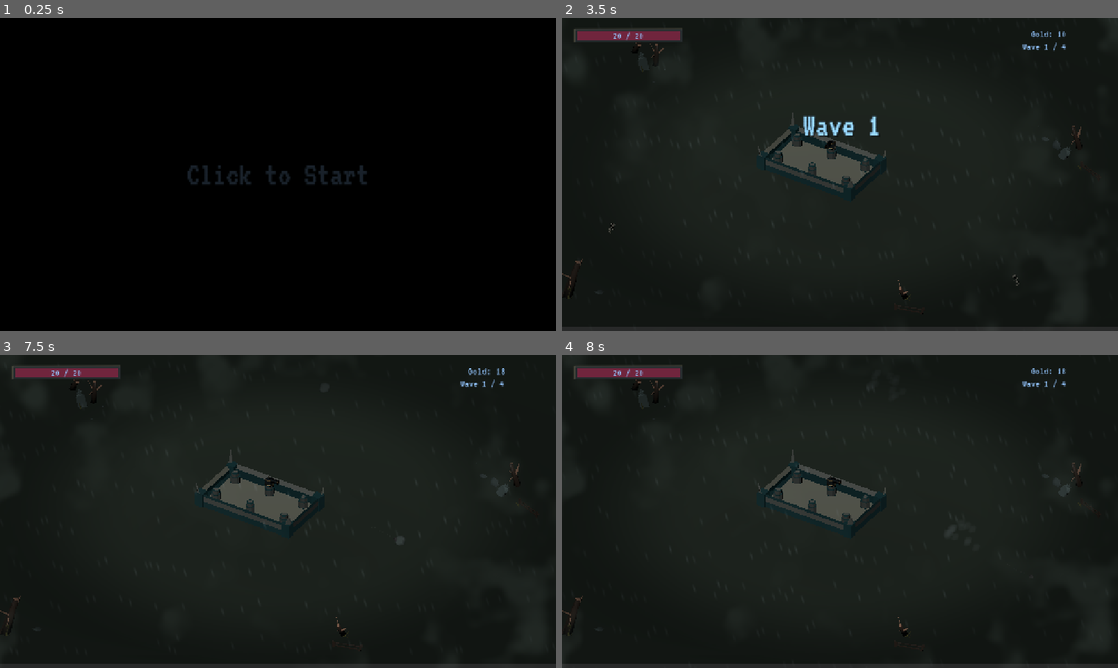
Above: before the commit, frames 1-4 (two rows, left to right).
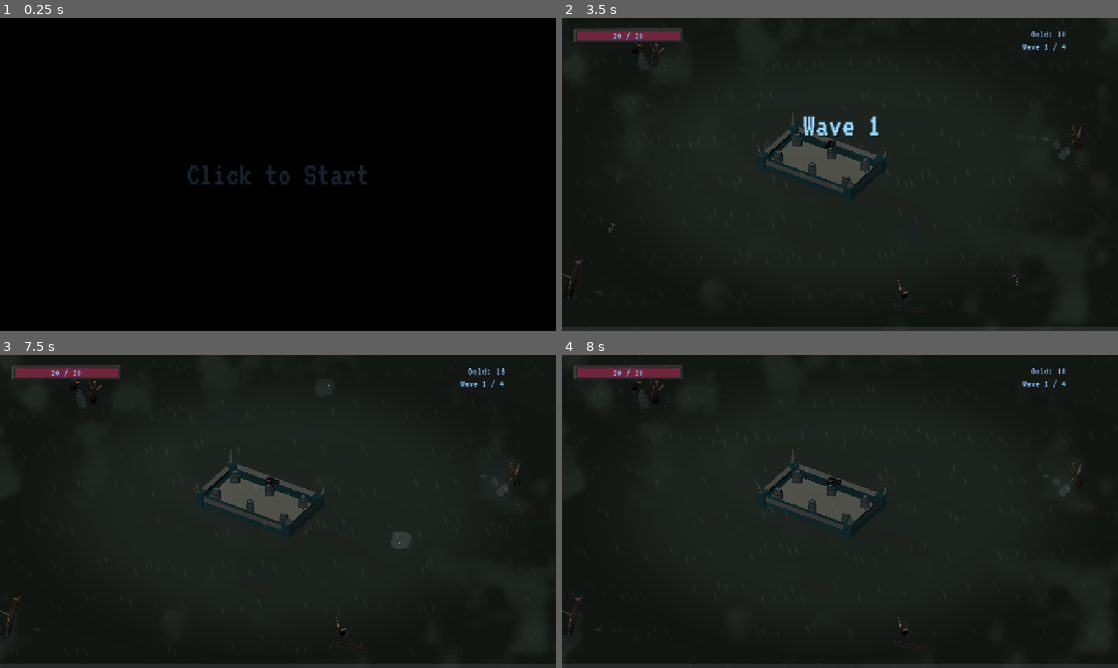
Above: after the commit, the same moments.

Repository: JeremyMarkWilcox/Tower-Defense
Game: Godot game, scene res://core/ui/boot.tscn
The game is run twice, just before and just after one commit, with the same random seed, the same clock (stepped at 60 frames per second) and the same inputs. Sound files missing from this copy of the repository are replaced by a short silence.
Inputs (mouse positions are in pixels of both pictures, inside the frame that each line leads up to):
- Up to frame 1 (0.25 s): no input
- Up to frame 2 (3.5 s): tap Enter at 0.5 s; move the mouse to (962, 158) at 0.52 s; hold Right (ui_right) 0.53-1.28 s; hold Space (thread_cut) 0.53-1.28 s; click (962, 158) at 0.67 s; move the mouse to (728, 190) at 1.27 s; hold Down (ui_down) 1.28-2.03 s; tap E (thread_next) at 1.35 s; move the mouse to (895, 105) at 2.02 s; hold Right (ui_right) 2.03-2.78 s; hold Q (thread_prev) 2.03-2.78 s; tap Space (thread_cut) at 2.75 s; move the mouse to (812, 237) at 2.77 s; hold Up (ui_up) from 2.78 s (still down); tap R at 2.85 s; click (812, 237) at 2.92 s
- Up to frame 3 (7.5 s): tap Enter at 3.5, 5.75 s; move the mouse to (444, 558) at 3.52 s; release Up (ui_up) at 3.53 s; hold Left (ui_left) 3.53-5.03 s; tap K at 3.6, 7.35 s; move the mouse to (111, 464) at 4.27 s; tap Space (thread_cut) at 4.35, 5 s; move the mouse to (305, 511) at 5.02 s; hold Down (ui_down) 5.03-5.78 s; hold E (thread_next) 5.03-5.78 s; click (305, 511) at 5.17 s; move the mouse to (194, 433) at 5.77 s; hold Right (ui_right) 5.78-6.53 s; tap Q (thread_prev) at 5.85 s; move the mouse to (400, 495) at 6.52 s; hold Up (ui_up) 6.53-7.28 s; tap R at 6.6 s; move the mouse to (166, 527) at 7.27 s; hold Right (ui_right) from 7.28 s (still down); click (166, 527) at 7.42 s
- Up to frame 4 (8 s): keep holding Right (ui_right)

Frames 1-2 are identical in both runs. In frame 3, 0.1% of the frame differs, in the area x 59-74%, y 9-62%; in frame 4, less than 0.1%.

Commit message:
Added unique particle effects

Diff:
--- a/assets/3d_art/particle_effects/fire_hit.tscn
+++ b/assets/3d_art/particle_effects/attacks/fire_hit.tscn
@@ -1,6 +1,7 @@
 [gd_scene format=3 uid="uid://cyn45b55j6a6x"]
 
 [ext_resource type="Texture2D" uid="uid://dx8yt14bos60" path="res://assets/2d_art/smoke_puffs.png" id="1_xtkq3"]
+[ext_resource type="Script" uid="uid://dqj0pwa85anqo" path="res://game/data/towers/particles/OneShotEffect.gd" id="1_yf4iv"]
 [ext_resource type="Texture2D" uid="uid://chllnmbdgvx2d" path="res://assets/2d_art/fire.png" id="2_aqd82"]
 
 [sub_resource type="StandardMaterial3D" id="StandardMaterial3D_81sm2"]
@@ -32,6 +33,7 @@
 material = SubResource("StandardMaterial3D_5e03w")
 
 [node name="FireHit" type="Node3D" unique_id=1387893528]
+script = ExtResource("1_yf4iv")
 
 [node name="Smoke" type="CPUParticles3D" parent="." unique_id=67319450]
 emitting = false
--- a/assets/3d_art/particle_effects/ice_hit.tscn
+++ b/assets/3d_art/particle_effects/attacks/ice_hit.tscn
@@ -1,5 +1,6 @@
 [gd_scene format=3 uid="uid://cq6n43g7ad7iv"]
 
+[ext_resource type="Script" uid="uid://dqj0pwa85anqo" path="res://game/data/towers/particles/OneShotEffect.gd" id="1_5nmck"]
 [ext_resource type="Texture2D" uid="uid://dx8yt14bos60" path="res://assets/2d_art/smoke_puffs.png" id="1_lmrdi"]
 [ext_resource type="Texture2D" uid="uid://rckp6dgpnhy8" path="res://assets/2d_art/ice_shard.png" id="2_xt0fm"]
 
@@ -31,11 +32,12 @@
 material = SubResource("StandardMaterial3D_5nmck")
 
 [node name="IceHit" type="Node3D" unique_id=1387893528]
+script = ExtResource("1_5nmck")
 
 [node name="Frost" type="CPUParticles3D" parent="." unique_id=67319450]
 emitting = false
 amount = 1
-lifetime = 0.09999999999999999
+lifetime = 0.1
 local_coords = true
 mesh = SubResource("QuadMesh_lnrxn")
 spread = 29.41
--- a/assets/3d_art/particle_effects/death_smoke.tscn
+++ /dev/null
@@ -1,48 +0,0 @@
-[gd_scene format=3 uid="uid://1gufnqo3khmk"]
-
-[ext_resource type="Texture2D" uid="uid://dx8yt14bos60" path="res://assets/2d_art/smoke_puffs.png" id="1_65sls"]
-[ext_resource type="Script" uid="uid://dqj0pwa85anqo" path="res://game/data/towers/particles/OneShotEffect.gd" id="1_ityxt"]
-
-[sub_resource type="StandardMaterial3D" id="StandardMaterial3D_lsl3e"]
-transparency = 1
-shading_mode = 0
-vertex_color_use_as_albedo = true
-albedo_texture = ExtResource("1_65sls")
-billboard_mode = 3
-particles_anim_h_frames = 1
-particles_anim_v_frames = 1
-particles_anim_loop = false
-
-[sub_resource type="QuadMesh" id="QuadMesh_rgivi"]
-material = SubResource("StandardMaterial3D_lsl3e")
-
-[sub_resource type="Curve" id="Curve_nwnii"]
-_limits = [-4.0268555, 1.0, 0.0, 1.0]
-_data = [Vector2(0, 1), 0.0, 0.0, 0, 0, Vector2(0.49842268, 0.99999976), 0.0, 0.0, 0, 0, Vector2(0.55520505, -4.0268555), 0.0, 0.0, 0, 0, Vector2(1, 0.89878786), 10.100553, 0.0, 0, 0]
-point_count = 4
-
-[sub_resource type="Gradient" id="Gradient_ubpf3"]
-offsets = PackedFloat32Array(0, 0.9886364)
-colors = PackedColorArray(0.27058825, 0.2901961, 0.28235295, 1, 0.27058825, 0.2901961, 0.28235295, 0)
-
-[node name="DeathSmoke" type="Node3D" unique_id=721675762]
-script = ExtResource("1_ityxt")
-
-[node name="Smoke" type="CPUParticles3D" parent="." unique_id=90950119]
-cast_shadow = 0
-emitting = false
-amount = 16
-explosiveness = 1.0
-local_coords = true
-mesh = SubResource("QuadMesh_rgivi")
-direction = Vector3(0, 1, 0)
-spread = 90.0
-gravity = Vector3(0, 0, 0)
-initial_velocity_min = 0.01
-initial_velocity_max = 0.01
-linear_accel_min = 12.0
-linear_accel_max = 12.0
-linear_accel_curve = SubResource("Curve_nwnii")
-scale_amount_min = 2.0
-scale_amount_max = 4.0
-color_ramp = SubResource("Gradient_ubpf3")
--- /dev/null
+++ b/assets/3d_art/particle_effects/deaths/death_cultist.tscn
@@ -0,0 +1,36 @@
+[gd_scene format=3 uid="uid://dd7iof6k82ir7"]
+
+[ext_resource type="PackedScene" uid="uid://1gufnqo3khmk" path="res://assets/3d_art/particle_effects/deaths/death_skeleton.tscn" id="1_l75wb"]
+[ext_resource type="Texture2D" uid="uid://dx8yt14bos60" path="res://assets/2d_art/smoke_puffs.png" id="2_crkhq"]
+
+[sub_resource type="StandardMaterial3D" id="StandardMaterial3D_dxgs3"]
+transparency = 1
+shading_mode = 0
+vertex_color_use_as_albedo = true
+albedo_color = Color(1, 0.53150165, 0.94054925, 1)
+albedo_texture = ExtResource("2_crkhq")
+billboard_mode = 3
+particles_anim_h_frames = 1
+particles_anim_v_frames = 1
+particles_anim_loop = false
+
+[sub_resource type="QuadMesh" id="QuadMesh_dde36"]
+material = SubResource("StandardMaterial3D_dxgs3")
+size = Vector2(2, 2)
+
+[sub_resource type="StandardMaterial3D" id="StandardMaterial3D_crkhq"]
+shading_mode = 0
+albedo_color = Color(0.46666667, 0, 0.8666667, 1)
+
+[sub_resource type="BoxMesh" id="BoxMesh_dxgs3"]
+material = SubResource("StandardMaterial3D_crkhq")
+size = Vector3(0.05, 0.05, 0.05)
+
+[node name="DeathCultist" unique_id=721675762 instance=ExtResource("1_l75wb")]
+
+[node name="Smoke" parent="." index="0" unique_id=90950119]
+mesh = SubResource("QuadMesh_dde36")
+
+[node name="Chunks" parent="." index="1" unique_id=81826891]
+emitting = true
+mesh = SubResource("BoxMesh_dxgs3")
--- /dev/null
+++ b/assets/3d_art/particle_effects/deaths/death_greater_demon.tscn
@@ -0,0 +1,45 @@
+[gd_scene format=3 uid="uid://chi77ytlbc0cf"]
+
+[ext_resource type="PackedScene" uid="uid://1gufnqo3khmk" path="res://assets/3d_art/particle_effects/deaths/death_skeleton.tscn" id="1_vc80i"]
+[ext_resource type="Texture2D" uid="uid://dx8yt14bos60" path="res://assets/2d_art/smoke_puffs.png" id="2_fk8gy"]
+
+[sub_resource type="StandardMaterial3D" id="StandardMaterial3D_dtg11"]
+transparency = 1
+shading_mode = 0
+vertex_color_use_as_albedo = true
+albedo_color = Color(1, 0, 0.27450982, 1)
+albedo_texture = ExtResource("2_fk8gy")
+billboard_mode = 3
+particles_anim_h_frames = 1
+particles_anim_v_frames = 1
+particles_anim_loop = false
+
+[sub_resource type="QuadMesh" id="QuadMesh_lh2nv"]
+material = SubResource("StandardMaterial3D_dtg11")
+size = Vector2(10, 10)
+
+[sub_resource type="StandardMaterial3D" id="StandardMaterial3D_clhrx"]
+shading_mode = 0
+albedo_color = Color(0.41568628, 0, 0, 1)
+
+[sub_resource type="BoxMesh" id="BoxMesh_6fchr"]
+material = SubResource("StandardMaterial3D_clhrx")
+
+[node name="DeathGreaterDemon" unique_id=721675762 instance=ExtResource("1_vc80i")]
+
+[node name="Smoke" parent="." index="0" unique_id=90950119]
+lifetime = 0.8
+mesh = SubResource("QuadMesh_lh2nv")
+spread = 180.0
+initial_velocity_min = 10.0
+initial_velocity_max = 25.0
+angular_velocity_min = 10.0
+angular_velocity_max = 25.0
+
+[node name="Chunks" parent="." index="1" unique_id=81826891]
+emitting = true
+lifetime = 0.4
+mesh = SubResource("BoxMesh_6fchr")
+spread = 180.0
+initial_velocity_min = 15.0
+initial_velocity_max = 30.0
--- /dev/null
+++ b/assets/3d_art/particle_effects/deaths/death_lesser_demon.tscn
@@ -0,0 +1,35 @@
+[gd_scene format=3 uid="uid://b18l2ac172kr7"]
+
+[ext_resource type="PackedScene" uid="uid://1gufnqo3khmk" path="res://assets/3d_art/particle_effects/deaths/death_skeleton.tscn" id="1_vb5ta"]
+[ext_resource type="Texture2D" uid="uid://dx8yt14bos60" path="res://assets/2d_art/smoke_puffs.png" id="2_6ffoq"]
+
+[sub_resource type="StandardMaterial3D" id="StandardMaterial3D_dcho5"]
+transparency = 1
+shading_mode = 0
+vertex_color_use_as_albedo = true
+albedo_color = Color(1, 0.4627451, 0.29803923, 1)
+albedo_texture = ExtResource("2_6ffoq")
+billboard_mode = 3
+particles_anim_h_frames = 1
+particles_anim_v_frames = 1
+particles_anim_loop = false
+
+[sub_resource type="QuadMesh" id="QuadMesh_by1re"]
+material = SubResource("StandardMaterial3D_dcho5")
+size = Vector2(2, 2)
+
+[sub_resource type="StandardMaterial3D" id="StandardMaterial3D_6ffoq"]
+shading_mode = 0
+albedo_color = Color(1, 0.36078432, 0.28235295, 1)
+
+[sub_resource type="BoxMesh" id="BoxMesh_dcho5"]
+material = SubResource("StandardMaterial3D_6ffoq")
+size = Vector3(0.05, 0.05, 0.05)
+
+[node name="DeathLesserDemon" unique_id=721675762 instance=ExtResource("1_vb5ta")]
+
+[node name="Smoke" parent="." index="0" unique_id=90950119]
+mesh = SubResource("QuadMesh_by1re")
+
+[node name="Chunks" parent="." index="1" unique_id=81826891]
+mesh = SubResource("BoxMesh_dcho5")
--- /dev/null
+++ b/assets/3d_art/particle_effects/deaths/death_skeleton.tscn
@@ -0,0 +1,82 @@
+[gd_scene format=3 uid="uid://1gufnqo3khmk"]
+
+[ext_resource type="Script" uid="uid://dqj0pwa85anqo" path="res://game/data/towers/particles/OneShotEffect.gd" id="1_hglhm"]
+[ext_resource type="Texture2D" uid="uid://dx8yt14bos60" path="res://assets/2d_art/smoke_puffs.png" id="2_1xccf"]
+
+[sub_resource type="StandardMaterial3D" id="StandardMaterial3D_lsl3e"]
+transparency = 1
+shading_mode = 0
+vertex_color_use_as_albedo = true
+albedo_texture = ExtResource("2_1xccf")
+billboard_mode = 3
+particles_anim_h_frames = 1
+particles_anim_v_frames = 1
+particles_anim_loop = false
+
+[sub_resource type="QuadMesh" id="QuadMesh_rgivi"]
+material = SubResource("StandardMaterial3D_lsl3e")
+size = Vector2(2, 2)
+
+[sub_resource type="Curve" id="Curve_nwnii"]
+_limits = [-4.0268555, 1.0, 0.0, 1.0]
+_data = [Vector2(0, 1), 0.0, 0.0, 0, 0, Vector2(0.49842268, 0.99999976), 0.0, 0.0, 0, 0, Vector2(0.55520505, -4.0268555), 0.0, 0.0, 0, 0, Vector2(1, 0.89878786), 10.100553, 0.0, 0, 0]
+point_count = 4
+
+[sub_resource type="Gradient" id="Gradient_ubpf3"]
+offsets = PackedFloat32Array(0, 0.9886364)
+colors = PackedColorArray(0.27058825, 0.2901961, 0.28235295, 1, 0.27058825, 0.2901961, 0.28235295, 0)
+
+[sub_resource type="StandardMaterial3D" id="StandardMaterial3D_g4gaj"]
+shading_mode = 0
+albedo_color = Color(0.84705883, 0.8156863, 0.7372549, 1)
+
+[sub_resource type="BoxMesh" id="BoxMesh_ra2i3"]
+material = SubResource("StandardMaterial3D_g4gaj")
+size = Vector3(0.05, 0.05, 0.05)
+
+[sub_resource type="Curve" id="Curve_ityxt"]
+_data = [Vector2(0.023809522, 1), 0.0, 0.0, 0, 0, Vector2(0.873016, 1), -0.2008929, -0.2008929, 0, 0, Vector2(1, 0), 0.0, 0.0, 0, 0]
+point_count = 3
+
+[node name="DeathSmoke" type="Node3D" unique_id=721675762]
+script = ExtResource("1_hglhm")
+
+[node name="Smoke" type="CPUParticles3D" parent="." unique_id=90950119]
+cast_shadow = 0
+amount = 16
+lifetime = 0.55
+explosiveness = 1.0
+local_coords = true
+mesh = SubResource("QuadMesh_rgivi")
+direction = Vector3(0, 1, 0)
+spread = 90.0
+gravity = Vector3(0, 0, 0)
+initial_velocity_min = 0.01
+initial_velocity_max = 1.0
+linear_accel_min = 12.0
+linear_accel_max = 50.0
+linear_accel_curve = SubResource("Curve_nwnii")
+damping_min = 10.0
+damping_max = 25.0
+scale_amount_min = 2.0
+scale_amount_max = 4.0
+color_ramp = SubResource("Gradient_ubpf3")
+
+[node name="Chunks" type="CPUParticles3D" parent="." unique_id=81826891]
+emitting = false
+amount = 12
+lifetime = 0.6
+explosiveness = 1.0
+mesh = SubResource("BoxMesh_ra2i3")
+emission_shape = 1
+emission_sphere_radius = 0.3
+direction = Vector3(0, 1, 0)
+spread = 90.0
+gravity = Vector3(0, -15, 0)
+initial_velocity_min = 3.0
+initial_velocity_max = 5.0
+angular_velocity_min = -360.0
+angular_velocity_max = 360.0
+scale_amount_min = 0.6
+scale_amount_max = 1.4
+scale_amount_curve = SubResource("Curve_ityxt")
--- /dev/null
+++ b/assets/3d_art/particle_effects/deaths/death_zombie.tscn
@@ -0,0 +1,36 @@
+[gd_scene format=3 uid="uid://b14bmakodvgkn"]
+
+[ext_resource type="PackedScene" uid="uid://1gufnqo3khmk" path="res://assets/3d_art/particle_effects/deaths/death_skeleton.tscn" id="1_anyta"]
+[ext_resource type="Texture2D" uid="uid://dx8yt14bos60" path="res://assets/2d_art/smoke_puffs.png" id="2_2fnch"]
+
+[sub_resource type="StandardMaterial3D" id="StandardMaterial3D_curv3"]
+transparency = 1
+shading_mode = 0
+vertex_color_use_as_albedo = true
+albedo_color = Color(0.76717275, 0.9999998, 0.7486087, 1)
+albedo_texture = ExtResource("2_2fnch")
+billboard_mode = 3
+particles_anim_h_frames = 1
+particles_anim_v_frames = 1
+particles_anim_loop = false
+
+[sub_resource type="QuadMesh" id="QuadMesh_5ge5b"]
+material = SubResource("StandardMaterial3D_curv3")
+size = Vector2(2, 2)
+
+[sub_resource type="StandardMaterial3D" id="StandardMaterial3D_2fnch"]
+shading_mode = 0
+albedo_color = Color(0.025976263, 0.15607005, 0.04550057, 1)
+
+[sub_resource type="BoxMesh" id="BoxMesh_curv3"]
+material = SubResource("StandardMaterial3D_2fnch")
+size = Vector3(0.05, 0.05, 0.05)
+
+[node name="DeathZombie" unique_id=721675762 instance=ExtResource("1_anyta")]
+
+[node name="Smoke" parent="." index="0" unique_id=90950119]
+mesh = SubResource("QuadMesh_5ge5b")
+
+[node name="Chunks" parent="." index="1" unique_id=81826891]
+emitting = true
+mesh = SubResource("BoxMesh_curv3")
--- a/game/data/enemies/base_enemy/base_enemy.tscn
+++ b/game/data/enemies/base_enemy/base_enemy.tscn
@@ -1,7 +1,7 @@
 [gd_scene format=3 uid="uid://dgf785mw3toay"]
 
 [ext_resource type="Script" uid="uid://ba5o3g0hspol2" path="res://game/data/enemies/base_enemy/base_enemy.gd" id="1_2o6uh"]
-[ext_resource type="PackedScene" uid="uid://1gufnqo3khmk" path="res://assets/3d_art/particle_effects/death_smoke.tscn" id="2_0gayg"]
+[ext_resource type="PackedScene" uid="uid://1gufnqo3khmk" path="res://assets/3d_art/particle_effects/deaths/death_skeleton.tscn" id="2_0gayg"]
 
 [sub_resource type="CapsuleShape3D" id="CapsuleShape3D_ra2i3"]
 
--- a/game/data/enemies/unique_enemies/cultist.tscn
+++ b/game/data/enemies/unique_enemies/cultist.tscn
@@ -2,6 +2,7 @@
 
 [ext_resource type="PackedScene" uid="uid://dgf785mw3toay" path="res://game/data/enemies/base_enemy/base_enemy.tscn" id="1_klvc8"]
 [ext_resource type="PackedScene" uid="uid://cg6n6b183jwsh" path="res://assets/3d_art/enemies/CULT.gltf" id="2_hkt21"]
+[ext_resource type="PackedScene" uid="uid://dd7iof6k82ir7" path="res://assets/3d_art/particle_effects/deaths/death_cultist.tscn" id="2_okl66"]
 [ext_resource type="Script" uid="uid://byvqdkchtukj0" path="res://game/data/enemies/enemy_components/float_bob.gd" id="3_hhqyx"]
 [ext_resource type="Script" uid="uid://jqhrxyqa2l5h" path="res://game/data/enemies/enemy_components/ward_aura.gd" id="4_ea85i"]
 
@@ -21,6 +22,7 @@
 height = 0.02
 
 [node name="Cultist" unique_id=1427662883 instance=ExtResource("1_klvc8")]
+death_effect = ExtResource("2_okl66")
 
 [node name="CultistMesh" parent="." index="0" unique_id=30939511 instance=ExtResource("2_hkt21")]
 transform = Transform3D(-1, 0, -8.742278e-08, 0, 1, 0, 8.742278e-08, 0, -1, 0, 0, 0)
--- a/game/data/enemies/unique_enemies/greater_demon.tscn
+++ b/game/data/enemies/unique_enemies/greater_demon.tscn
@@ -2,6 +2,7 @@
 
 [ext_resource type="PackedScene" uid="uid://dgf785mw3toay" path="res://game/data/enemies/base_enemy/base_enemy.tscn" id="1_fel5c"]
 [ext_resource type="PackedScene" uid="uid://brghpujytf1le" path="res://assets/3d_art/enemies/frog.gltf" id="2_fef88"]
+[ext_resource type="PackedScene" uid="uid://chi77ytlbc0cf" path="res://assets/3d_art/particle_effects/deaths/death_greater_demon.tscn" id="2_txtyp"]
 [ext_resource type="Script" uid="uid://dwan00dwov0j0" path="res://game/data/enemies/enemy_components/WalkWobble.gd" id="3_abdfr"]
 
 [sub_resource type="SphereShape3D" id="SphereShape3D_abdfr"]
@@ -19,6 +20,7 @@
 
 [node name="GreaterDemon" unique_id=1427662883 node_paths=PackedStringArray("anim_player") instance=ExtResource("1_fel5c")]
 anim_player = NodePath("FrogMesh/AnimationPlayer")
+death_effect = ExtResource("2_txtyp")
 
 [node name="FrogMesh" parent="." index="0" unique_id=281235633 instance=ExtResource("2_fef88")]
 transform = Transform3D(-1, 0, 8.742278e-08, 0, 1, 0, -8.742278e-08, 0, -1, 0, 0, 0)
--- a/game/data/enemies/unique_enemies/lesser_demon.tscn
+++ b/game/data/enemies/unique_enemies/lesser_demon.tscn
@@ -2,6 +2,7 @@
 
 [ext_resource type="PackedScene" uid="uid://dgf785mw3toay" path="res://game/data/enemies/base_enemy/base_enemy.tscn" id="1_07po6"]
 [ext_resource type="PackedScene" uid="uid://4aetlbhetawu" path="res://assets/3d_art/enemies/lesser_demon.gltf" id="2_ss6uj"]
+[ext_resource type="PackedScene" uid="uid://b18l2ac172kr7" path="res://assets/3d_art/particle_effects/deaths/death_lesser_demon.tscn" id="2_v7jbu"]
 [ext_resource type="Script" uid="uid://dwan00dwov0j0" path="res://game/data/enemies/enemy_components/WalkWobble.gd" id="3_5jpo5"]
 
 [sub_resource type="CapsuleShape3D" id="CapsuleShape3D_5jpo5"]
@@ -20,6 +21,7 @@
 [node name="LesserDemon" unique_id=1427662883 node_paths=PackedStringArray("anim_player") instance=ExtResource("1_07po6")]
 anim_player = NodePath("LesserDemonMesh/AnimationPlayer")
 attack_animation = &"fight"
+death_effect = ExtResource("2_v7jbu")
 
 [node name="LesserDemonMesh" parent="." index="0" unique_id=1830051318 instance=ExtResource("2_ss6uj")]
 transform = Transform3D(-1, 0, -8.742278e-08, 0, 1, 0, 8.742278e-08, 0, -1, 0, 0, 0)
@@ -27,13 +29,13 @@
 sway_degrees = 5.0
 lean_degrees = 2.0
 
-[node name="leg_R" parent="LesserDemonMesh/demon/body/legs" parent_id_path=PackedInt32Array(1830051318, 1444631097) index="0" unique_id=744425875]
+[node name="leg_R" parent="LesserDemonMesh/demon/body/legs" parent_id_path=PackedInt32Array(1830051318, 347250529) index="0" unique_id=1320007429]
 transform = Transform3D(1, 0, 0, 0, 0.90630776, -0.4226183, 0, 0.4226183, 0.90630776, 0, -0.046875, 0.109375)
 
-[node name="Leg_L" parent="LesserDemonMesh/demon/body/legs" parent_id_path=PackedInt32Array(1830051318, 1444631097) index="1" unique_id=2086124459]
+[node name="Leg_L" parent="LesserDemonMesh/demon/body/legs" parent_id_path=PackedInt32Array(1830051318, 347250529) index="1" unique_id=184968274]
 transform = Transform3D(0.9998403, -0.0065407814, -0.01662905, 0.014877654, 0.82016224, 0.57193744, 0.009897602, -0.5720934, 0.8201287, 0, -0.046875, -0.21875)
 
-[node name="AnimationPlayer" parent="LesserDemonMesh" index="1" unique_id=298309382]
+[node name="AnimationPlayer" parent="LesserDemonMesh" index="1" unique_id=1360018224]
 autoplay = &"walk"
 
 [node name="CollisionShape3D" parent="Hitbox" parent_id_path=PackedInt32Array(1439913594) index="0" unique_id=749003341]
--- a/game/data/enemies/unique_enemies/zombie.tscn
+++ b/game/data/enemies/unique_enemies/zombie.tscn
@@ -1,6 +1,7 @@
 [gd_scene format=3 uid="uid://cb6yw6pdpv3o8"]
 
 [ext_resource type="PackedScene" uid="uid://dgf785mw3toay" path="res://game/data/enemies/base_enemy/base_enemy.tscn" id="1_q3vwq"]
+[ext_resource type="PackedScene" uid="uid://b14bmakodvgkn" path="res://assets/3d_art/particle_effects/deaths/death_zombie.tscn" id="2_1y4i1"]
 [ext_resource type="PackedScene" uid="uid://csur32my0p8ct" path="res://assets/3d_art/enemies/zom.gltf" id="2_ib6op"]
 [ext_resource type="Script" uid="uid://dwan00dwov0j0" path="res://game/data/enemies/enemy_components/WalkWobble.gd" id="3_eump6"]
 
@@ -11,36 +12,37 @@
 [node name="Zombie" unique_id=1427662883 node_paths=PackedStringArray("anim_player") instance=ExtResource("1_q3vwq")]
 anim_player = NodePath("ZombieMesh/AnimationPlayer")
 anim_speed = 3.0500000000000003
+death_effect = ExtResource("2_1y4i1")
 
 [node name="ZombieMesh" parent="." index="0" unique_id=980058954 instance=ExtResource("2_ib6op")]
 transform = Transform3D(-1, 0, -8.742278e-08, 0, 1, 0, 8.742278e-08, 0, -1, 0, 0, 0)
 script = ExtResource("3_eump6")
 
-[node name="zom" parent="ZombieMesh" index="0" unique_id=355531533]
+[node name="zom" parent="ZombieMesh" index="0" unique_id=1732801519]
 transform = Transform3D(1, 0, 0, 0, -4.371139e-08, 1, 0, -1, -4.371139e-08, 0, 0.052025598, 0)
 
-[node name="bod" parent="ZombieMesh/zom/body" parent_id_path=PackedInt32Array(980058954, 506556337) index="0" unique_id=1817516055]
+[node name="bod" parent="ZombieMesh/zom/body" parent_id_path=PackedInt32Array(980058954, 1938717782) index="0" unique_id=1308039545]
 transform = Transform3D(1, 0, 0, 0, 1, 0, 0, 0, 1, 0, 0, 0.0054178834)
 
-[node name="arm_L" parent="ZombieMesh/zom/body/arms" parent_id_path=PackedInt32Array(980058954, 1414128601) index="0" unique_id=1830301848]
+[node name="arm_L" parent="ZombieMesh/zom/body/arms" parent_id_path=PackedInt32Array(980058954, 99808568) index="0" unique_id=1580780006]
 transform = Transform3D(0.3826825, 7.6554716e-07, -0.9238799, -0.08052038, -0.9961948, -0.033353373, -0.92036414, 0.08715492, -0.3812263, -0.109375, -0.018368166, -0.15946874)
 
-[node name="arm_R" parent="ZombieMesh/zom/body/arms" parent_id_path=PackedInt32Array(980058954, 1414128601) index="1" unique_id=1129219969]
+[node name="arm_R" parent="ZombieMesh/zom/body/arms" parent_id_path=PackedInt32Array(980058954, 99808568) index="1" unique_id=745842913]
 transform = Transform3D(0.38268366, -7.310882e-07, 0.92387944, 0.040298764, -0.99904823, -0.016693097, 0.92300016, 0.043619376, -0.3823194, 0.109375, -0.10018747, -0.1688906)
 
-[node name="leg_L" parent="ZombieMesh/zom/body/legs" parent_id_path=PackedInt32Array(980058954, 2070502893) index="0" unique_id=474719221]
+[node name="leg_L" parent="ZombieMesh/zom/body/legs" parent_id_path=PackedInt32Array(980058954, 543735310) index="0" unique_id=2134015897]
 transform = Transform3D(1, 0, 0, 0, 1, 0, 0, 0, 1, -0.00026172187, -0.006282732, 0.010835767)
 
-[node name="leg_r" parent="ZombieMesh/zom/body/legs" parent_id_path=PackedInt32Array(980058954, 2070502893) index="1" unique_id=1626892197]
+[node name="leg_r" parent="ZombieMesh/zom/body/legs" parent_id_path=PackedInt32Array(980058954, 543735310) index="1" unique_id=858027041]
 transform = Transform3D(1, 0, 0, 0, 1, 0, 0, 0, 1, 0.019916736, 0.075541735, 0.014375)
 
-[node name="head" parent="ZombieMesh/zom" index="1" unique_id=257968398]
+[node name="head" parent="ZombieMesh/zom" index="1" unique_id=739935914]
 transform = Transform3D(1, 0, 0, 0, 0.9238795, -0.38268346, 0, 0.38268346, 0.9238795, 0, 0, -0.03125)
 
-[node name="head2" parent="ZombieMesh/zom/head" index="1" unique_id=2085400917]
+[node name="head2" parent="ZombieMesh/zom/head" index="1" unique_id=1112928904]
 transform = Transform3D(1, 0, 0, 0, 0.57357645, -0.81915206, 0, 0.81915206, 0.57357645, 0, 0.05307813, -0.06571874)
 
-[node name="AnimationPlayer" parent="ZombieMesh" index="1" unique_id=1514420538]
+[node name="AnimationPlayer" parent="ZombieMesh" index="1" unique_id=81942778]
 autoplay = &"amimation "
 
 [node name="CollisionShape3D" parent="Hitbox" parent_id_path=PackedInt32Array(1439913594) index="0" unique_id=749003341]
--- a/game/data/towers/particles/OneShotEffect.gd
+++ b/game/data/towers/particles/OneShotEffect.gd
@@ -5,6 +5,10 @@
 
 
 func _ready() -> void:
+	_fire.call_deferred()  # wait until whoever spawned us has set our position
+
+
+func _fire() -> void:
 	var longest := 0.0
 	for child in get_children():
 		var particles := child as CPUParticles3D
--- a/game/data/towers/towers/tower.tscn
+++ b/game/data/towers/towers/tower.tscn
@@ -3,7 +3,8 @@
 [ext_resource type="Script" uid="uid://epix5p0brcyp" path="res://game/data/towers/towers/tower.gd" id="1_6kh8y"]
 [ext_resource type="Resource" uid="uid://byui546w78od6" path="res://game/data/towers/towers/tower_data.tres" id="2_g61ai"]
 [ext_resource type="Script" uid="uid://btnrlonqqiotg" path="res://game/data/towers/particles/hit_particles.gd" id="3_31d26"]
-[ext_resource type="PackedScene" uid="uid://c6bt1b5a61xuv" path="res://assets/3d_art/particle_effects/standard_hit.tscn" id="3_l3i21"]
+[ext_resource type="PackedScene" uid="uid://c6bt1b5a61xuv" path="res://assets/3d_art/particle_effects/attacks/standard_hit.tscn" id="3_l3i21"]
+
 
 [sub_resource type="CylinderShape3D" id="CylinderShape3D_xkro6"]
 height = 26.553223
--- a/game/data/towers/towers/tower_data.tres
+++ b/game/data/towers/towers/tower_data.tres
@@ -4,13 +4,13 @@
 [ext_resource type="Script" uid="uid://dxhmx4118pfd3" path="res://game/data/towers/towers/towerdata.gd" id="1_qm3ln"]
 [ext_resource type="PackedScene" uid="uid://max4pe5f8vqo" path="res://game/data/towers/bullet/visuals/cannon_ball.tscn" id="2_8m7gp"]
 [ext_resource type="PackedScene" uid="uid://dl7btnuthvvlb" path="res://assets/3d_art/towers/Firelvl1.glb" id="2_as6rv"]
-[ext_resource type="PackedScene" uid="uid://cyn45b55j6a6x" path="res://assets/3d_art/particle_effects/fire_hit.tscn" id="2_r20n7"]
+[ext_resource type="PackedScene" uid="uid://cyn45b55j6a6x" path="res://assets/3d_art/particle_effects/attacks/fire_hit.tscn" id="2_r20n7"]
 [ext_resource type="PackedScene" uid="uid://dm6ojjrnrnkqg" path="res://assets/3d_art/towers/Icelvl1.glb" id="3_co70p"]
 [ext_resource type="PackedScene" uid="uid://6xr5g0kcstpl" path="res://game/data/towers/bullet/visuals/fireball.tscn" id="3_d81vh"]
-[ext_resource type="PackedScene" uid="uid://cq6n43g7ad7iv" path="res://assets/3d_art/particle_effects/ice_hit.tscn" id="4_ldq5b"]
+[ext_resource type="PackedScene" uid="uid://cq6n43g7ad7iv" path="res://assets/3d_art/particle_effects/attacks/ice_hit.tscn" id="4_ldq5b"]
 [ext_resource type="PackedScene" uid="uid://bvh7wpjavnwmp" path="res://game/data/towers/bullet/visuals/ice_shard.tscn" id="6_ec85p"]
-[ext_resource type="PackedScene" uid="uid://c6bt1b5a61xuv" path="res://assets/3d_art/particle_effects/standard_hit.tscn" id="7_bxgwe"]
-[ext_resource type="PackedScene" uid="uid://ejbtcg4bo146" path="res://assets/3d_art/particle_effects/standard_shoot.tscn" id="8_lln0y"]
+[ext_resource type="PackedScene" uid="uid://c6bt1b5a61xuv" path="res://assets/3d_art/particle_effects/attacks/standard_hit.tscn" id="7_bxgwe"]
+[ext_resource type="PackedScene" uid="uid://ejbtcg4bo146" path="res://assets/3d_art/particle_effects/attacks/standard_shoot.tscn" id="8_lln0y"]
 
 [resource]
 script = ExtResource("1_qm3ln")
Renamed: assets/3d_art/particle_effects/standard_hit.tscn -> assets/3d_art/particle_effects/attacks/standard_hit.tscn
Renamed: assets/3d_art/particle_effects/standard_shoot.tscn -> assets/3d_art/particle_effects/attacks/standard_shoot.tscn
